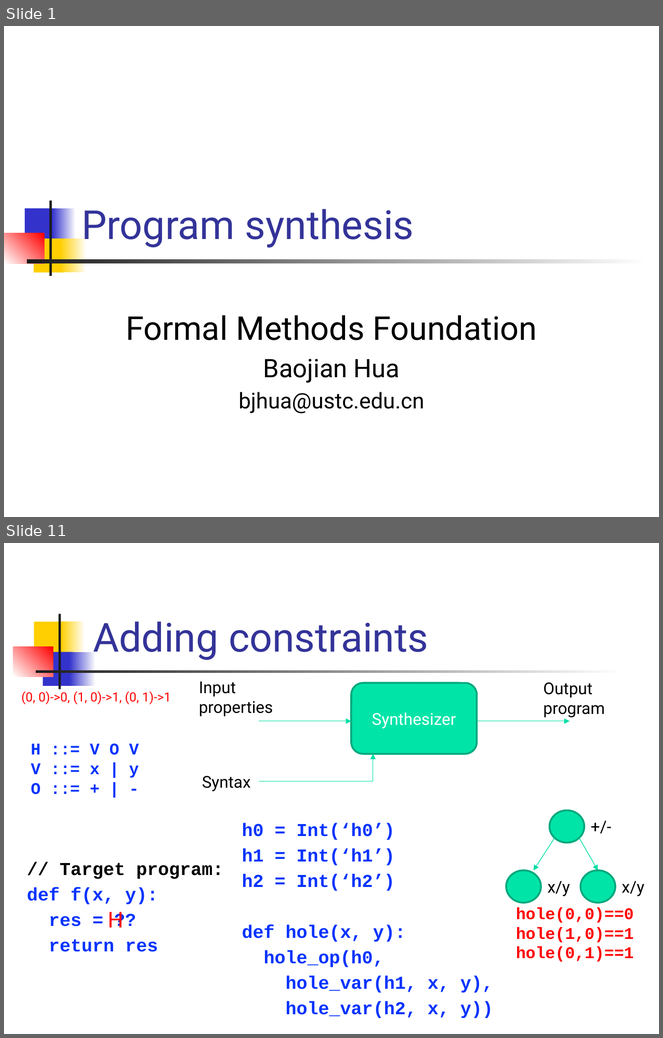
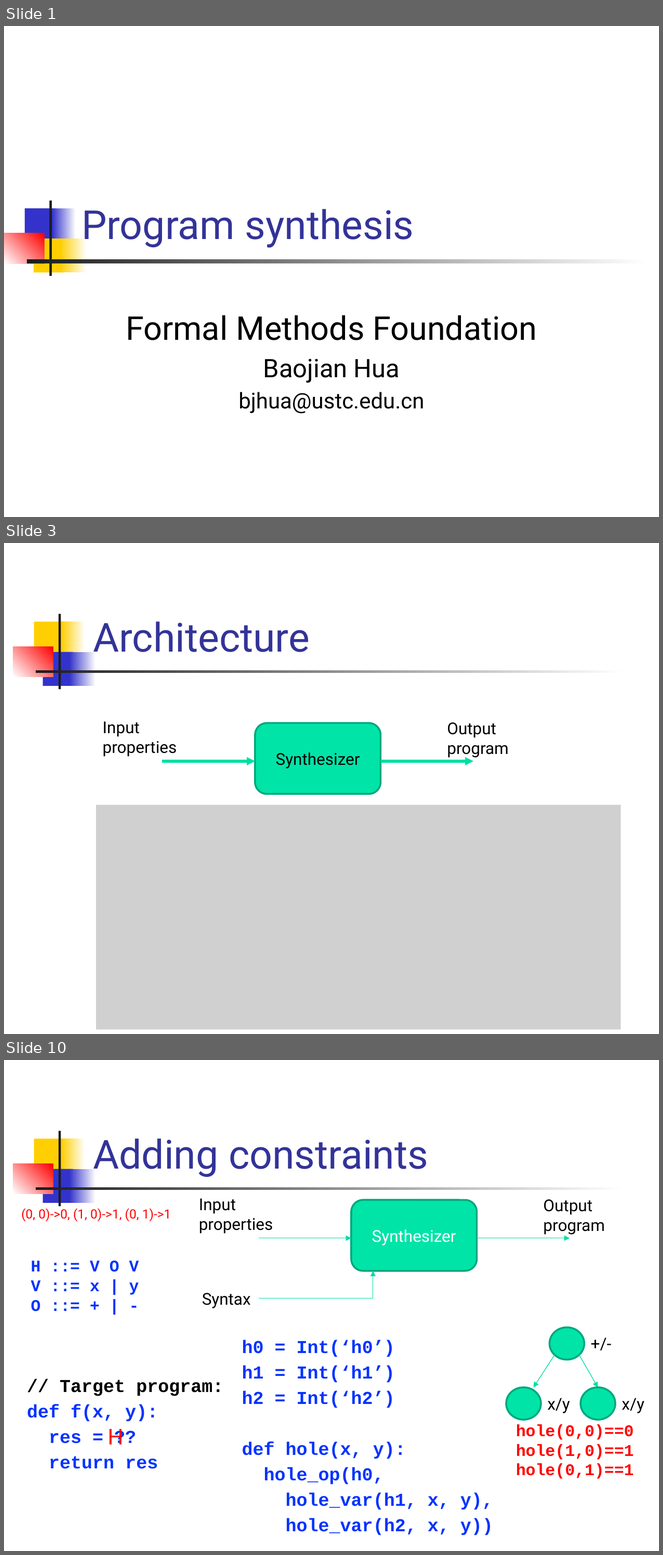
Before and after one commit to csslab-ustc/csslab-ustc.github.io, a slide deck: courses/theory/slides/lec20-synthesis.pptx. Shown one above the other, each under a label of ours: slides 1 and 11 before the commit, slides 1, 3 and 10 after it; the slides between them are not shown. The pictures are 663x1038 and 663x1555 pixels, drawn with LibreOffice and Linux fonts; fonts in the diff are those of the drawing; grey boxes stand for pictures. Boxes give left, top, right and bottom in pixels: in the first picture for what was removed or moved away, otherwise in the second. Text is boxed around its words. In the diff, an @@ line names an element or a change of style, - is before the commit and + after.

```diff
--- a/courses/theory/slides/lec20-synthesis.pptx
+++ b/courses/theory/slides/lec20-synthesis.pptx
@@ slide 3 added at <box>4,543,659,1034</box>, background #FFFFFF; not listed: 7 template elements that a slide beside it also shows @@
@@ title added at <box>93,622,310,652</box>, 44 pt, text #333399 @@
+Architecture
@@ text added at <box>103,721,177,757</box>, 18 pt, text #000000 @@
+Input properties
@@ rounded rectangle added at <box>255,723,380,794</box>, fill #00E4A8, outline #00A97C 2 pt, 18 pt, text #000000 @@
+Synthesizer
@@ text added at <box>447,722,508,758</box>, 18 pt, text #000000 @@
+Output program
@@ arrow added from (163, 761) to (255, 761), #00DFA4 3 pt @@
@@ arrow added from (380, 761) to (474, 761), #00DFA4 3 pt @@
@@ picture added at <box>97,805,621,1030</box> @@
@@ what was slide 11 is now slide 10 @@
```
Also in this commit, not shown: 7 slides changed, 1 other slide added, 3 slides removed, 2 other files.
